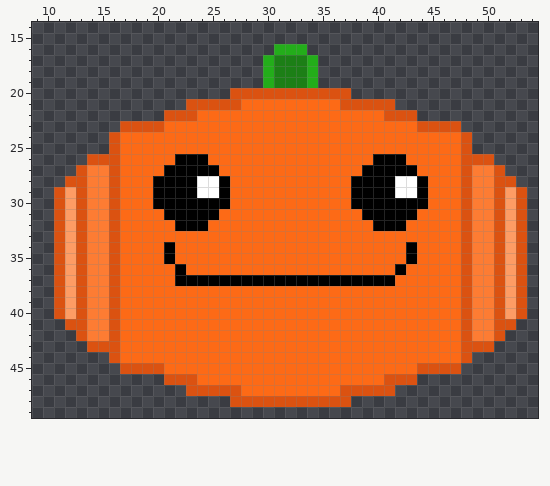
File history of a pixel-art sprite, assets/Calabaza.png. This is how it looked before the edit.
The file is 64x64 pixels. Shown: x 9..54, y 14..49.
After the commit:
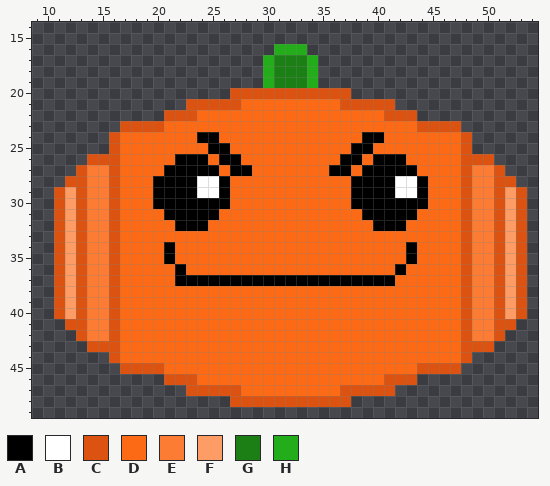
Palette (. is transparent): A #000000  B #ffffff  C #db5211  D #fd6a16  E #fd7c33  F #fd9c65  G #1c7f16  H #23ad1a
Diff:
@@ x 22..42 @@
 23 DDDDDDDDDDDDDDDDDDDDD
-24 DDDDDDDDDDDDDDDDDDDDD
-25 DDDDDDDDDDDDDDDDDDDDD
-26 AAADDDDDDDDDDDDDDDAAA
-27 AAAADDDDDDDDDDDDDAAAA
+24 DDAADDDDDDDDDDDDDAADD
+25 DDDAADDDDDDDDDDDAADDD
+26 AAADAADDDDDDDDDAADAAA
+27 AAAADAADDDDDDDAADAAAA
 28 AABBADDDDDDDDDDDAAAAB
